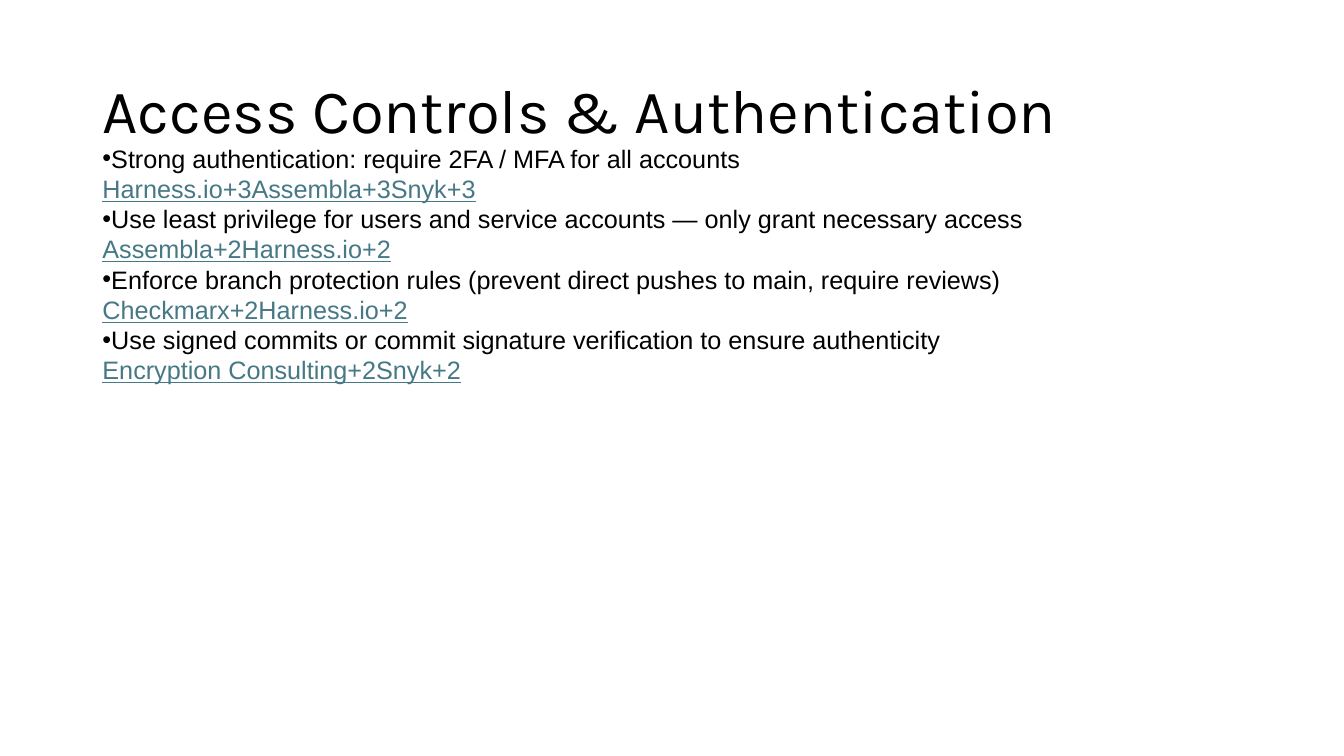
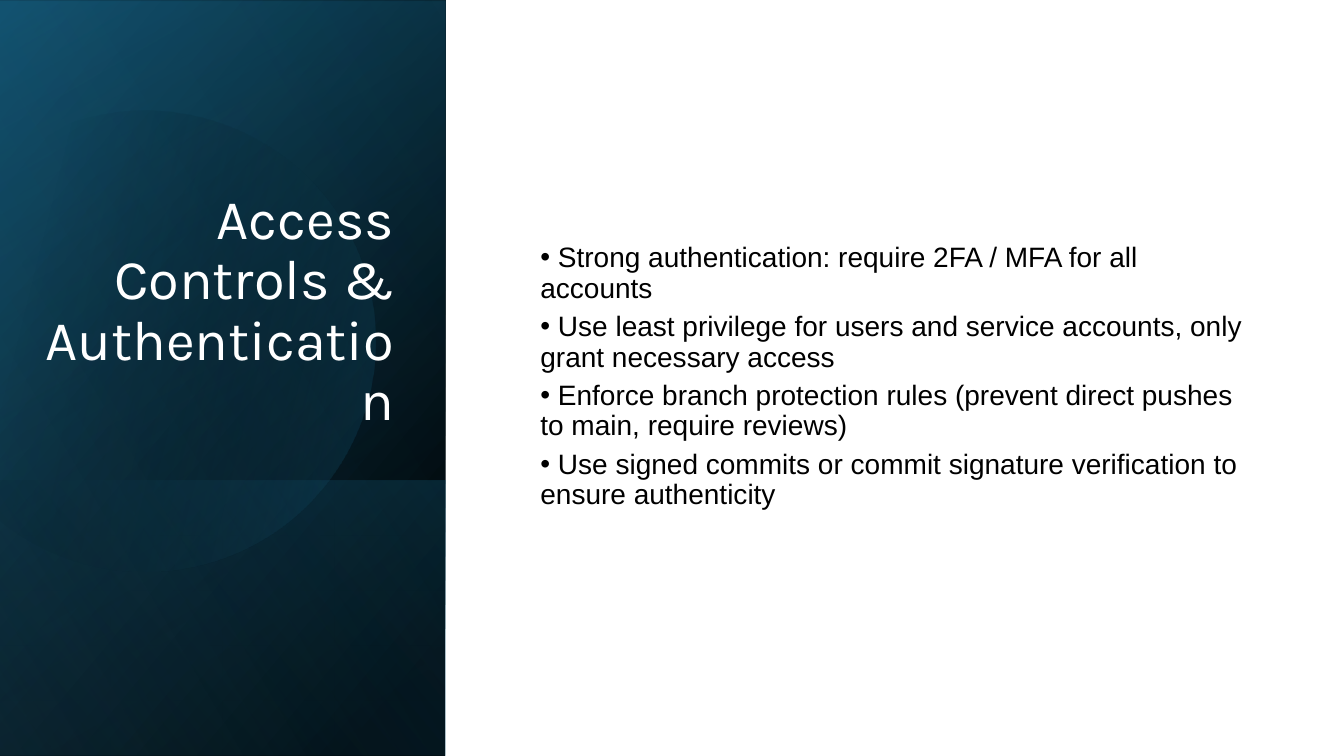
Before and after one commit to jacobwachenbach/csd-380, a slide deck: slide 4 of module-11/Achenbach-module11-csd-380.pptx. Drawn at 1344x756 pixels with LibreOffice and Linux fonts; fonts in the diff are those of the drawing. Boxes give left, top, right and bottom in pixels: in the first picture for what was removed or moved away, otherwise in the second. Text is boxed around its words. In the diff, an @@ line names an element or a change of style, - is before the commit and + after.

```diff
--- a/module-11/Achenbach-module11-csd-380.pptx
+++ b/module-11/Achenbach-module11-csd-380.pptx
@@ rectangle added at <box>0,0,1344,756</box>, fill #FFFFFF @@
@@ rectangle added at <box>0,0,446,756</box>, fill gradient #000000 to #104862 @@
@@ rectangle added at <box>0,1,446,756</box>, fill gradient #000000 to #156082 @@
@@ rectangle added at <box>0,0,446,755</box>, fill gradient #000000 to #46B1E1 @@
@@ freeform shape added at <box>0,56,431,618</box>, fill gradient #000000 to #156082 @@
@@ title "Access Controls & Authentication": place and size @@
-title "Access Controls & Authentication" at <box>102,90,1056,134</box>
+title "Access Controls & Authentication" at <box>114,203,394,300</box>
@@ title "Access Controls & Authentication" at <box>114,203,394,300</box>: size 44 to 40 pt, text colour #000000 to #FFFFFF; alignment left to right; vertical alignment middle to bottom @@
@@ text "Strong authentication: require 2FA / ...": place and size @@
-text "Strong authentication: require 2FA / ..." at <box>102,149,1022,385</box>
+text "Strong authentication: require 2FA / ..." at <box>540,246,1241,509</box>
@@ text at <box>540,246,1237,509</box>: size 18 to 20 pt in "Strong authentication: require 2FA / MFA for ...", "Enforce branch protection rules (prevent direct pushes ...", "Use signed commits or commit signature verification ..."; line spacing 1 to 0.9; more space between paragraphs @@
@@ text at <box>102,300,407,323</box>: paragraph removed @@
-Checkmarx+2Harness.io+2
@@ text at <box>540,315,1241,372</box>: text changed; size 18 to 20 pt @@
-Harness.io+3Assembla+3Snyk+3
-• Use least privilege for users and service accounts — only grant necessary access
-Assembla+2Harness.io+2
+• Use least privilege for users and service accounts, only grant necessary access
@@ text at <box>102,360,460,385</box>: paragraph removed @@
-Encryption Consulting+2Snyk+2
@@ rectangle added at <box>0,480,446,756</box>, fill gradient #156082 to #000000 @@
```
Also in this commit, not shown: 10 other slides changed.
